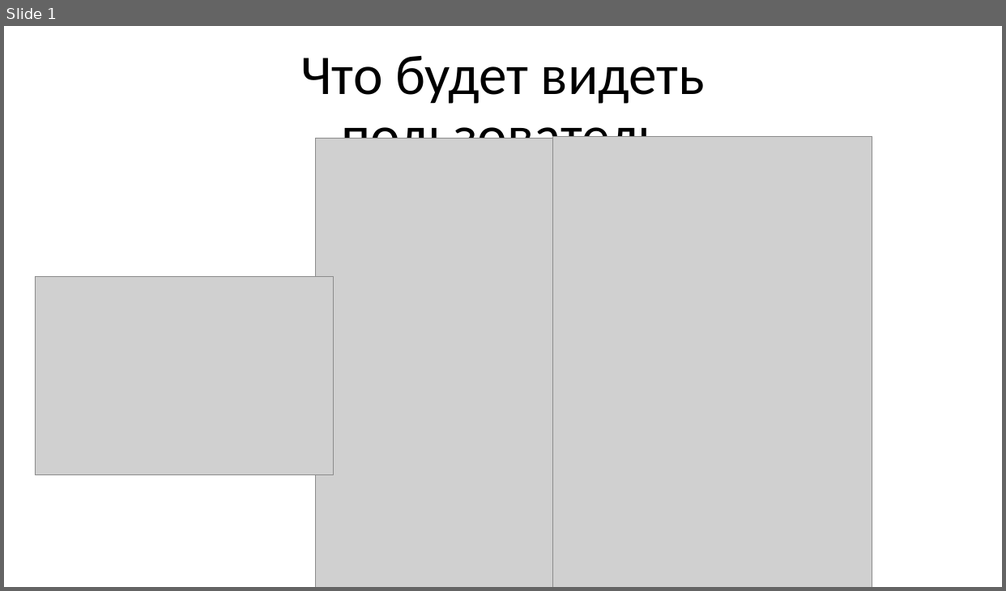
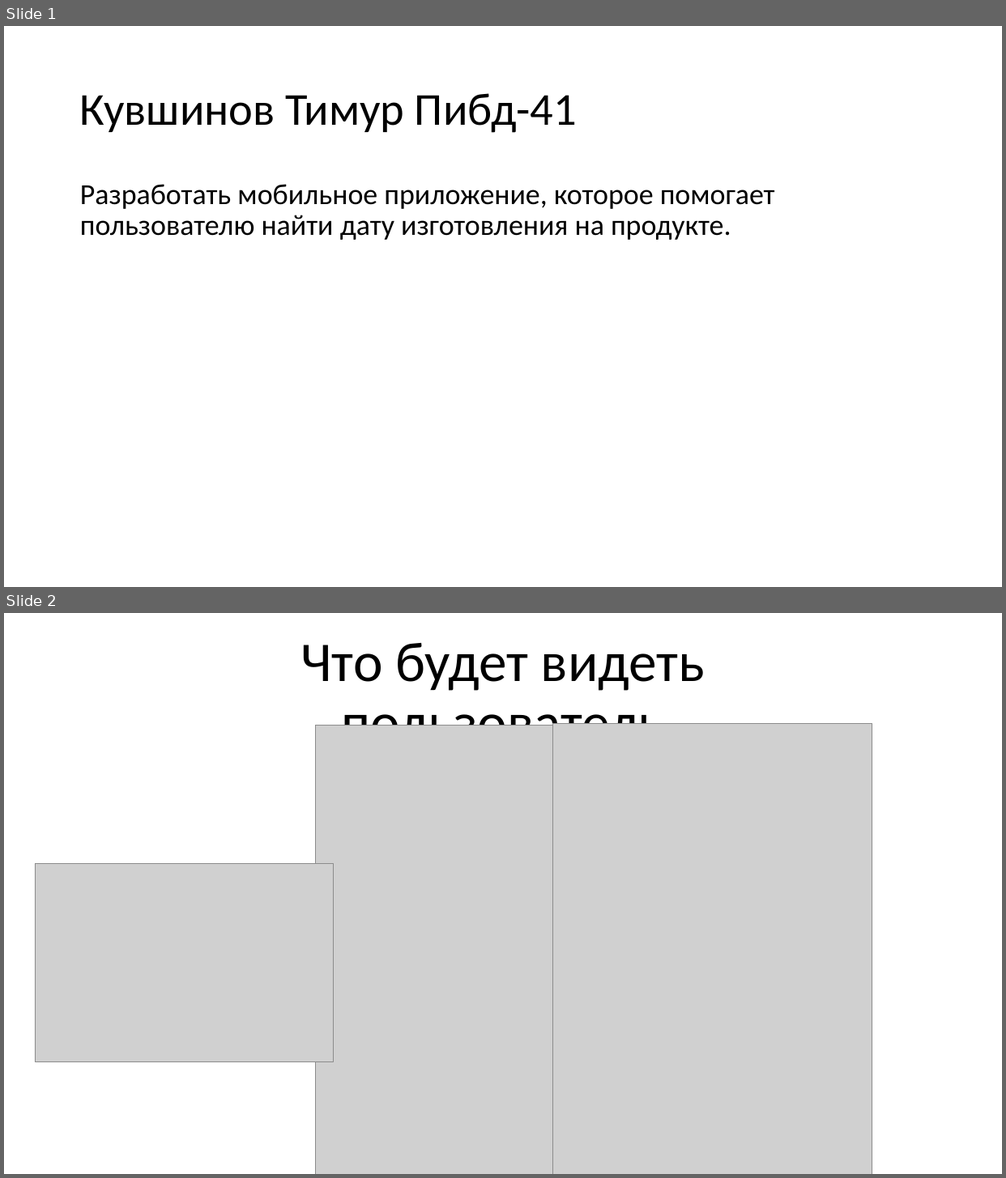
Before and after one commit to timourka/diplom, a slide deck: docs/преза к отчёту.pptx. Shown one above the other, each under a label of ours: slide 1 before the commit, slides 1 and 2 after it. The pictures are 1006x591 and 1006x1178 pixels, drawn with LibreOffice and Linux fonts; fonts in the diff are those of the drawing; grey boxes stand for pictures. Boxes give left, top, right and bottom in pixels: in the first picture for what was removed or moved away, otherwise in the second. Text is boxed around its words. In the diff, an @@ line names an element or a change of style, - is before the commit and + after.

Commit message:
preza

```diff
--- a/docs/преза к отчёту.pptx
+++ b/docs/преза к отчёту.pptx
@@ slide 1 added at (x1=4, y1=26, x2=1002, y2=587), background #FFFFFF @@
@@ title added at (x1=80, y1=93, x2=577, y2=133), 44 pt, text #000000 @@
+Кувшинов Тимур Пибд-41
@@ text added at (x1=80, y1=184, x2=775, y2=240), 28 pt, text #000000 @@
+Разработать мобильное приложение, которое помогает пользователю найти дату изготовления на продукте.
@@ what was slide 1 is now slide 2 @@
```
